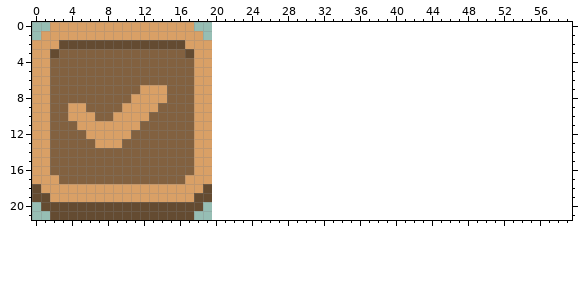
One commit to this pixel-art file: Assets/tick-button.aseprite. That is the earlier state.
20x22 pixels, 1 frame. The old version is drawn lined up with the new one, on the new canvas.
After:
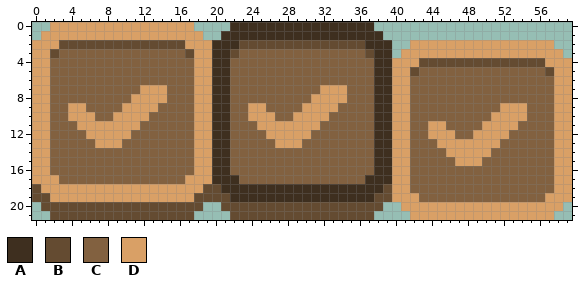
Palette (. is transparent): A #3e2f1f  B #644b31  C #826140  D #d9a066
Diff:
canvas 20x22 -> 60x22
y 0: x 22..37 ................ -> AAAAAAAAAAAAAAAA
y 1: x 21..38 .................. -> AAAAAAAAAAAAAAAAAA
y 2: x 20..39 .................... -> AAABBBBBBBBBBBBBBAAA; x 42..57 ................ -> DDDDDDDDDDDDDDDD
y 3: x 20..39 .................... -> AABCCCCCCCCCCCCCCBAA; x 41..58 .................. -> DDDDDDDDDDDDDDDDDD
y 4: x 20..59 ........................................ -> AACCCCCCCCCCCCCCCCAADDDBBBBBBBBBBBBBBDDD
y 5: x 20..59 ........................................ -> AACCCCCCCCCCCCCCCCAADDBCCCCCCCCCCCCCCBDD
y 6: x 20..59 ........................................ -> AACCCCCCCCCCCCCCCCAADDCCCCCCCCCCCCCCCCDD
y 7: x 20..59 ........................................ -> AACCCCCCCCCCDDDCCCAADDCCCCCCCCCCCCCCCCDD
y 8: x 20..59 ........................................ -> AACCCCCCCCCDDDDCCCAADDCCCCCCCCCCCCCCCCDD
y 9: x 20..59 ........................................ -> AACCDDCCCCDDDDCCCCAADDCCCCCCCCCCDDDCCCDD
y 10: x 20..59 ........................................ -> AACCDDDCCDDDDCCCCCAADDCCCCCCCCCDDDDCCCDD
y 11: x 20..59 ........................................ -> AACCCDDDDDDDCCCCCCAADDCCDDCCCCDDDDCCCCDD
y 12: x 20..59 ........................................ -> AACCCCDDDDDCCCCCCCAADDCCDDDCCDDDDCCCCCDD
y 13: x 20..59 ........................................ -> AACCCCCDDDCCCCCCCCAADDCCCDDDDDDDCCCCCCDD
y 14: x 20..59 ........................................ -> AACCCCCCCCCCCCCCCCAADDCCCCDDDDDCCCCCCCDD
y 15: x 20..59 ........................................ -> AACCCCCCCCCCCCCCCCAADDCCCCCDDDCCCCCCCCDD
y 16: x 20..59 ........................................ -> AACCCCCCCCCCCCCCCCAADDCCCCCCCCCCCCCCCCDD
y 17: x 20..59 ........................................ -> AAACCCCCCCCCCCCCCAAADDCCCCCCCCCCCCCCCCDD
y 18: x 20..59 ........................................ -> BAAAAAAAAAAAAAAAAAABDDCCCCCCCCCCCCCCCCDD
y 19: x 20..59 ........................................ -> BBAAAAAAAAAAAAAAAABBDDDCCCCCCCCCCCCCCDDD
y 20: x 21..38 .................. -> BBBBBBBBBBBBBBBBBB; x 41..58 .................. -> DDDDDDDDDDDDDDDDDD
y 21: x 22..37 ................ -> BBBBBBBBBBBBBBBB; x 42..57 ................ -> DDDDDDDDDDDDDDDD
